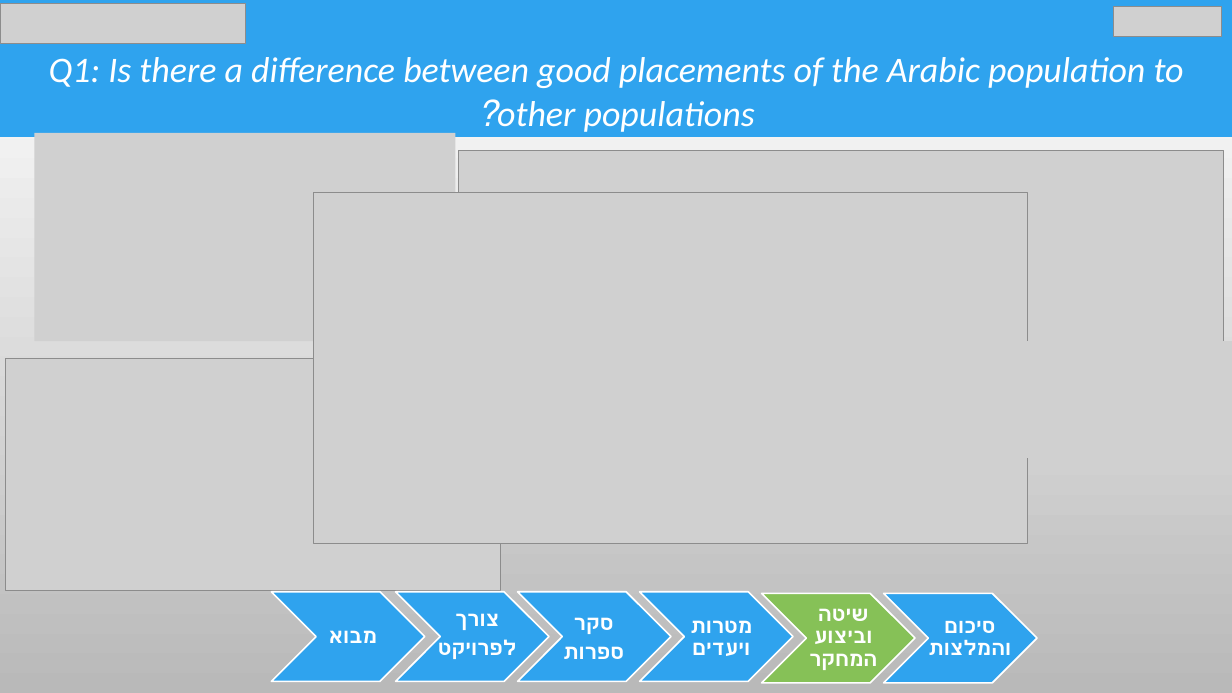
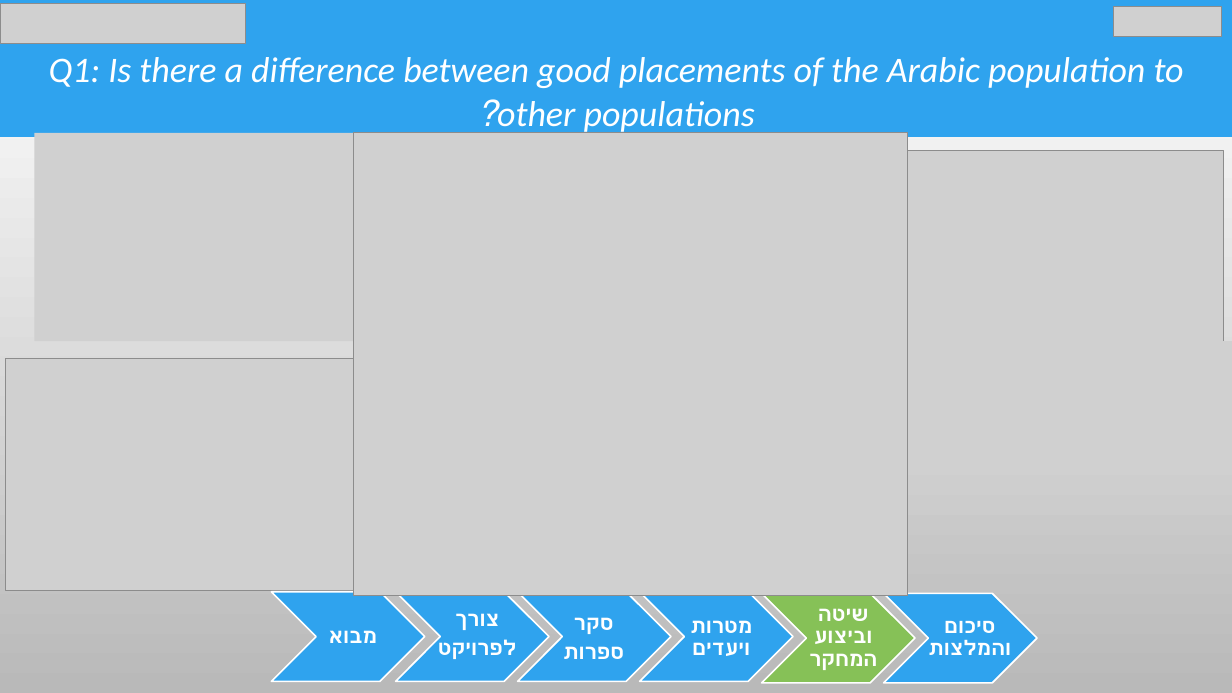
Before and after one commit to chen890/Final-Research-Project---IES, a slide deck: slide 16 of English Final Project.pptx. Drawn at 1232x693 pixels with LibreOffice and Linux fonts; fonts in the diff are those of the drawing; grey boxes stand for pictures; background and template pictures are left out. Boxes give left, top, right and bottom in pixels: in the first picture for what was removed or moved away, otherwise in the second. Text is boxed around its words. In the diff, an @@ line names an element or a change of style, - is before the commit and + after.

Commit message:
Presentation update

```diff
--- a/English Final Project.pptx
+++ b/English Final Project.pptx
@@ text "Q1: Is there a difference ..." rewrapped from [0,0,1232,137] to [49,57,1184,135] @@
@@ picture: place and size @@
-picture at [314,192,1029,543]
+picture at [354,133,909,596]
```
Also in this commit, not shown: 1 other file.
